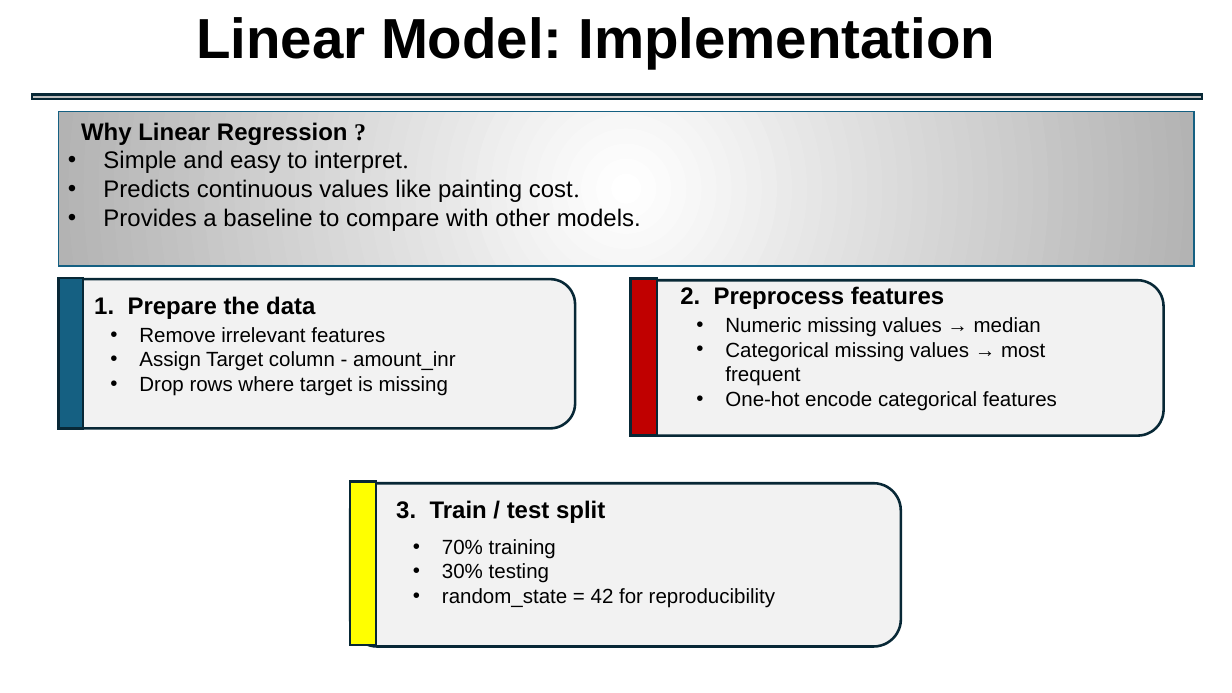
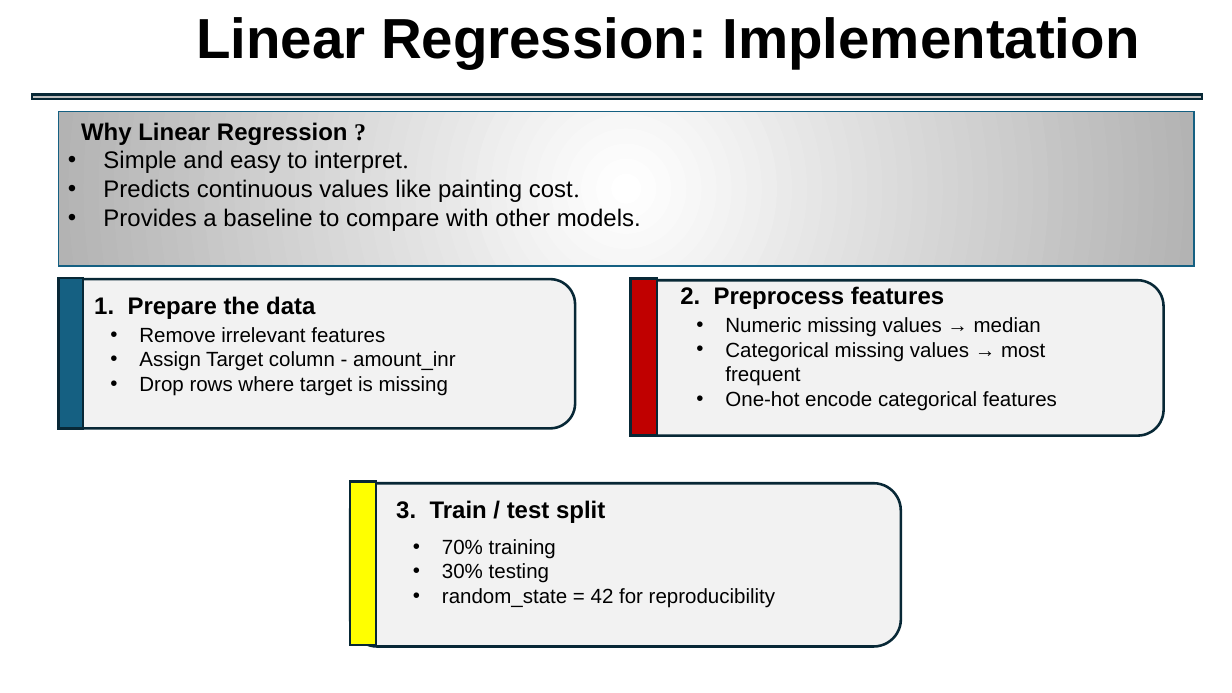
Before and after one commit to Goutam363/painting-cost-prediction, a slide deck: slide 8 of ML_Project_9_Group_3_Presentation.pptx. Drawn at 1232x693 pixels with LibreOffice and Linux fonts; fonts in the diff are those of the drawing. Boxes give left, top, right and bottom in pixels: in the first picture for what was removed or moved away, otherwise in the second. Text is boxed around its words. In the diff, an @@ line names an element or a change of style, - is before the commit and + after.

Commit message:
aligned text in the presentation

```diff
--- a/ML_Project_9_Group_3_Presentation.pptx
+++ b/ML_Project_9_Group_3_Presentation.pptx
@@ title at [196, 17, 1140, 69]: text changed @@
-Linear Model: Implementation
+Linear Regression: Implementation
```
Also in this commit, not shown: 7 other slides changed.
